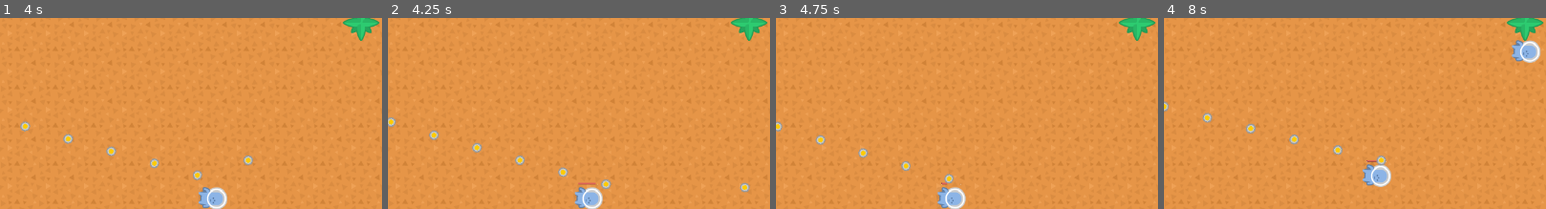
Above: before the commit, frames 1-4 (left to right).
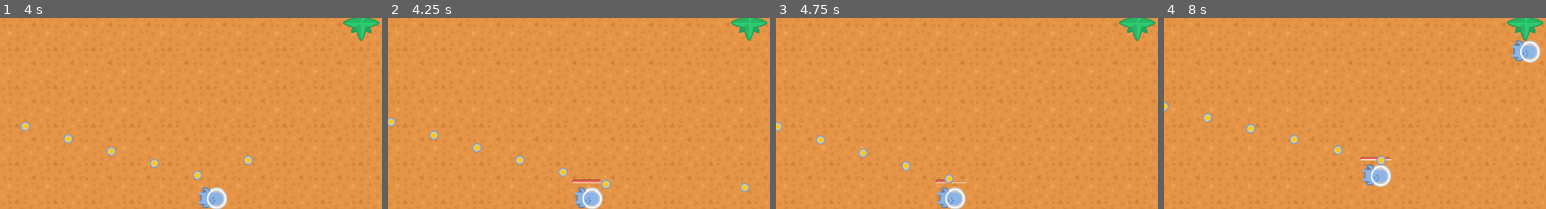
Above: after the commit, the same moments.

Repository: Mynijo/GateDefense
Game: Godot game, scene res://terrain/Map01.tscn
Same seed, same stepped clock (60 frames per second), same inputs: the game is played once before the commit and once after it.
Inputs:
- Up to frame 1 (4 s): tap Enter at 0.5 s
- Up to frame 2 (4.25 s): no input
- Up to frame 3 (4.75 s): no input
- Up to frame 4 (8 s): no input
The pictures show only the part of the screen within x 50-100%, y 50-100%; the shares and areas given below are measured in that part.

Frame 1 is identical in both runs. In frame 2, 0.2% of the frame differs, in the area x 48-57%, y 84-88%; in frame 3, less than 0.1%; in frame 4, 0.1%.

Commit message:
Changed Sprites

Diff:
--- a/ui/UnitDisplay.tscn
+++ b/ui/UnitDisplay.tscn
@@ -6,7 +6,7 @@
 
 [node name="UnitDisplay" type="Node2D" index="0"]
 
-scale = Vector2( 0.25, 0.25 )
+scale = Vector2( 0.4, 0.4 )
 script = ExtResource( 1 )
 _sections_unfolded = [ "Transform" ]
 
@@ -16,10 +16,10 @@
 anchor_top = 0.0
 anchor_right = 0.0
 anchor_bottom = 0.0
-margin_left = -66.0
-margin_top = -105.0
-margin_right = 67.0
-margin_bottom = -92.0
+margin_left = -67.0
+margin_top = -78.0
+margin_right = 66.0
+margin_bottom = -66.0
 rect_pivot_offset = Vector2( 0, 0 )
 rect_clip_content = false
 mouse_filter = 1
Binary file removed: media/interfacePack_16x_transparent.png
